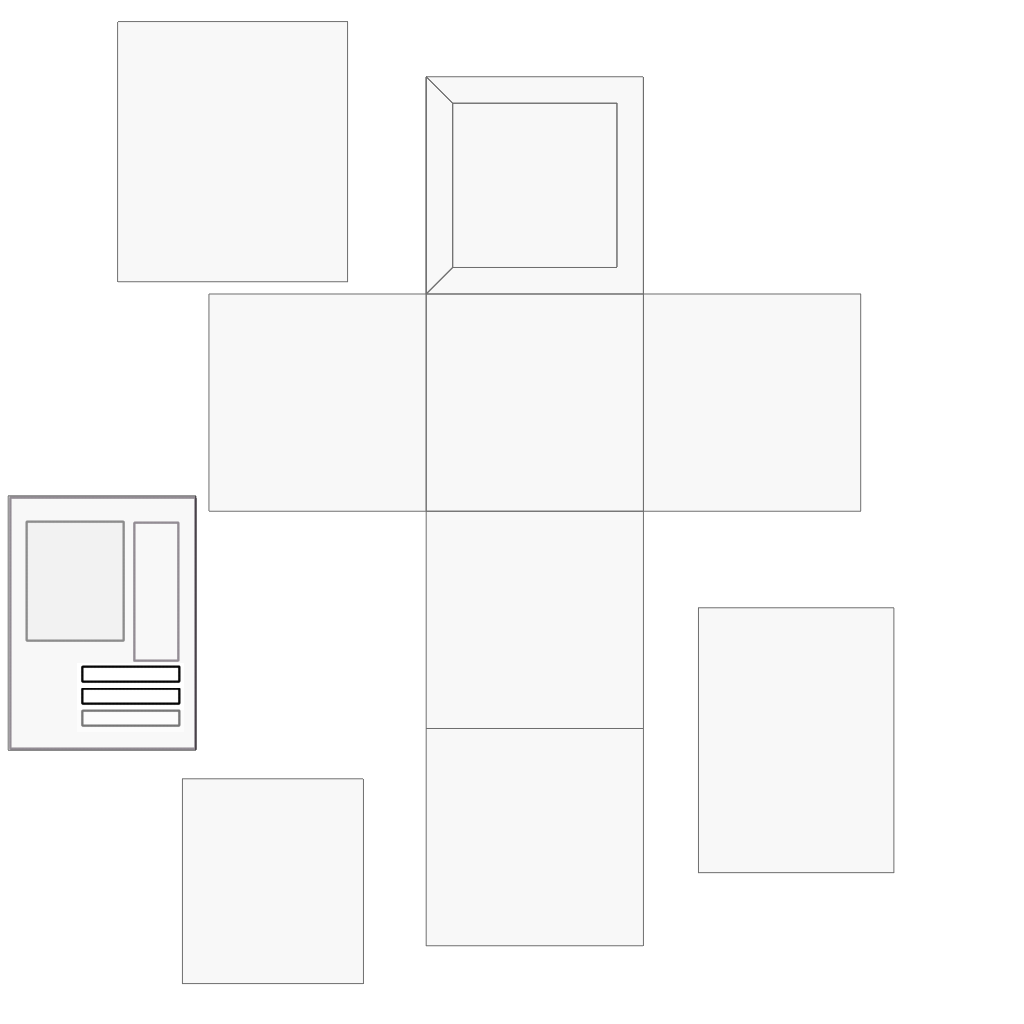
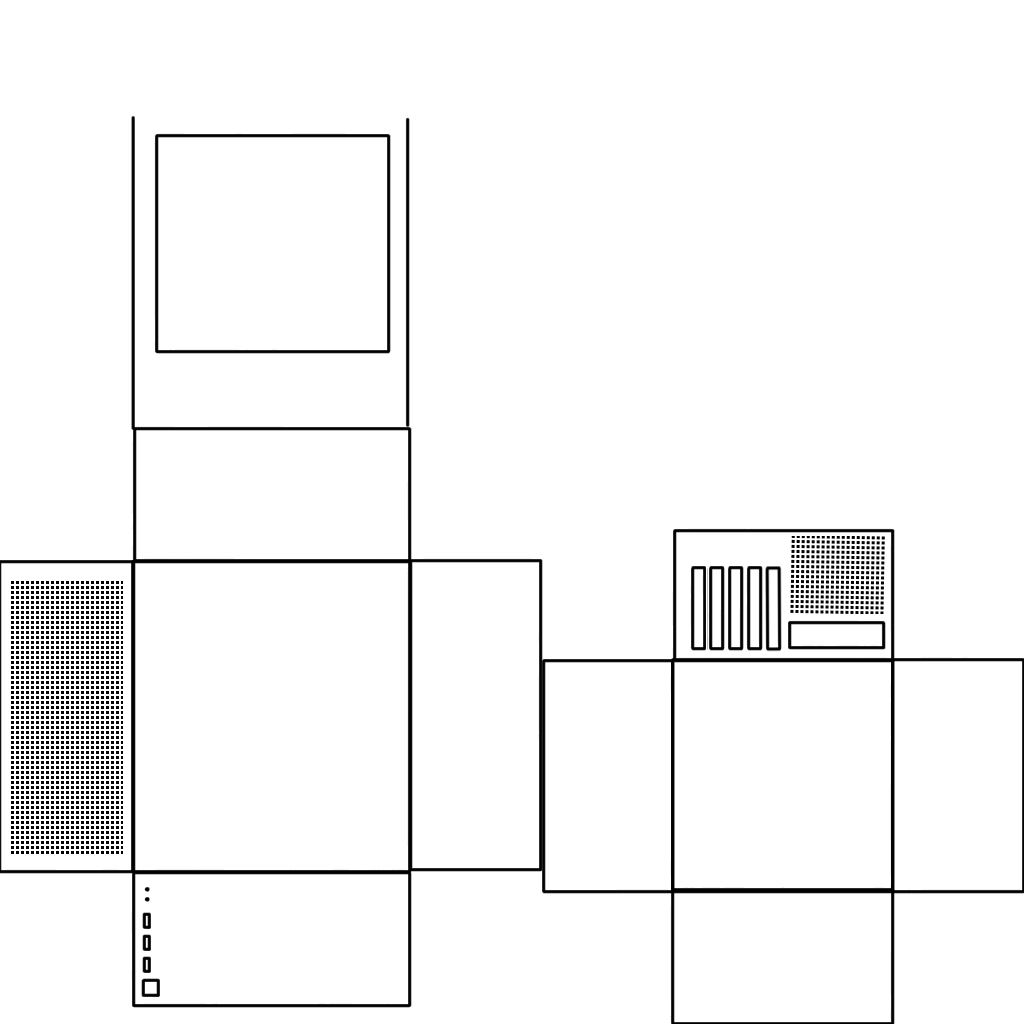
Layers edited between the first and the second 1024px x 1024px image:
removed layer "Paint Layer 1" (1st of 4) over [65, 640, 961, 704]
removed layer "Paint Layer 1" (2nd of 4) (was 53%) over [65, 684, 895, 748]
removed layer "Paint Layer 1" (3rd of 4) over [65, 662, 895, 726]
removed layer "Paint Layer 1" (4th of 4) (was 43%) over [0, 21, 1024, 1024]
removed layer "Background" (1st of 2) over [0, 21, 1024, 1024]
added group "outlines" (1st of 2) with 1 layers above "front outer case" over [128, 64, 1024, 1024]
added layer "outlines" (2nd of 2, in "outlines") in group "outlines" over [128, 64, 1024, 1024]
added group "front outer case" with 3 layers above "outer top panel" over [0, 512, 192, 896]
added layer "outline" (1st of 2, in "front outer case") in group "front outer case" over [0, 512, 192, 896]
added layer "grate" in group "front outer case" over [0, 576, 128, 874]
added group "outer top panel" with 4 layers above "back inner panel" over [64, 832, 448, 1008]
added layer "outline" (2nd of 2, in "outer top panel") in group "outer top panel" over [128, 832, 448, 1008]
added layer "phones" in group "outer top panel" over [64, 832, 448, 1008]
added layer "usb ports" in group "outer top panel" over [64, 832, 448, 1008]
added layer "power btn" in group "outer top panel" over [64, 832, 256, 1008]
added group "back inner panel" with 4 layers above "uvmap" over [0, 490, 1024, 1024]
added layer "pci ports" in group "back inner panel" over [576, 512, 896, 768]
added layer "perhiphals" in group "back inner panel" over [768, 576, 896, 704]
added layer "fan grate" in group "back inner panel" over [0, 512, 1024, 1024]
added layer "white background" over [0, 21, 1024, 1024]
